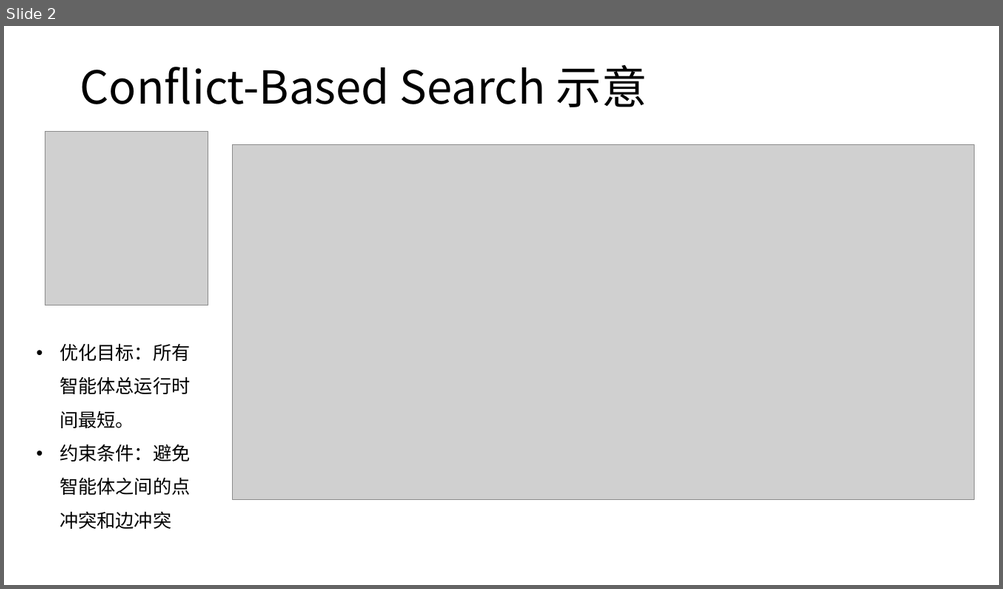
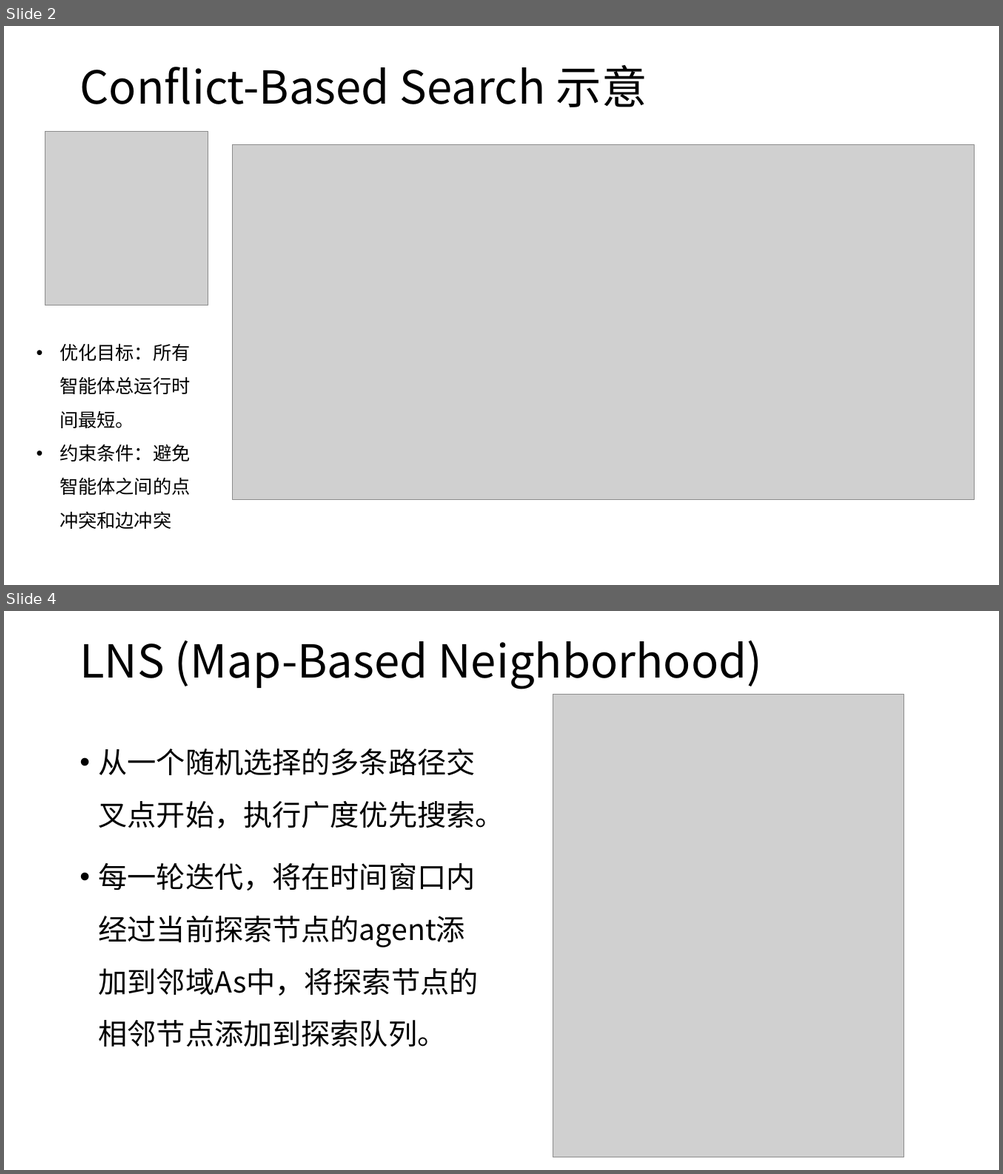
Before and after one commit to ssfc/npbenchmark, a slide deck: npbenchmark-main/MAPF/CBS-LNS.pptx. Shown one above the other, each under a label of ours: slide 2 before the commit, slides 2 and 4 after it; the slides between them are not shown. The pictures are 1003x589 and 1003x1174 pixels, drawn with LibreOffice and Linux fonts; fonts in the diff are those of the drawing; grey boxes stand for pictures. Boxes give left, top, right and bottom in pixels: in the first picture for what was removed or moved away, otherwise in the second. Text is boxed around its words. In the diff, an @@ line names an element or a change of style, - is before the commit and + after.

```diff
--- a/npbenchmark-main/MAPF/CBS-LNS.pptx
+++ b/npbenchmark-main/MAPF/CBS-LNS.pptx
@@ slide 4 added at (4, 611, 999, 1170), background #FFFFFF @@
@@ title added at (79, 641, 762, 689), 44 pt, text #000000 @@
+LNS (Map-Based Neighborhood)
@@ picture added at (553, 695, 904, 1158) @@
@@ text added at (99, 749, 504, 1047), 28 pt, text #000000 @@
+• 从一个随机选择的多条路径交叉点开始，执行广度优先搜索。
+• 每一轮迭代，将在时间窗口内经过当前探索节点的agent添加到邻域As中，将探索节点的相邻节点添加到探索队列。
```
Also in this commit, not shown: 1 other slide added, 1 slide removed, 3 other files.
